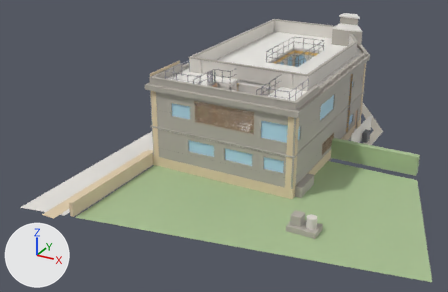
A saved change to the glTF model taif_house/3d/output/taif_house_V8.2.glb.
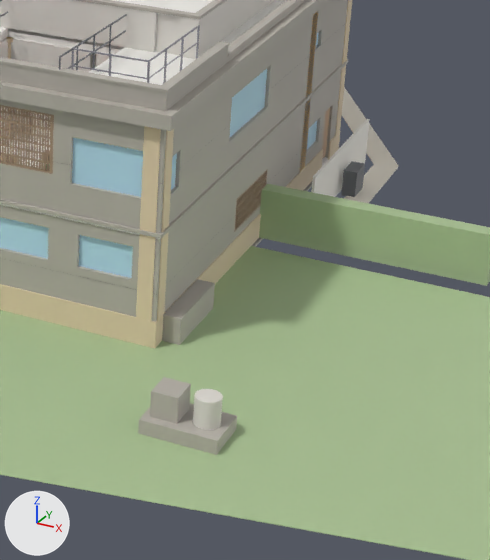
Each version appears first whole from a 50 mm lens placed at (30.1, -65.8, 23.9), pointed at (4.9, -20.1, 1.1), and next in a close-up on the part from 52% to 93% of the width and 24% to 95% of the height. The lights are fixed; the arrows at lower left show +X, +Y and +Z. The first two pictures are the older version. Vertices at exactly the same position are counted once.

Script lines for the objects in view, before the commit:
```python
ob_chr_base_stone_plinth = bpy.data.objects.new('chr_base_stone_plinth', me_chr_base_stone_plinth)
ob_chr_base_stone_plinth.location = (0.0, 0.0, 0.0)
ob_chr_site_plaster_yard_screen = bpy.data.objects.new('chr_site_plaster_yard_screen', me_chr_site_plaster_yard_screen)
ob_chr_site_plaster_yard_screen.location = (0.0, 0.0, 0.0)
ob_chr_site_steel_gas_cabinet = bpy.data.objects.new('chr_site_steel_gas_cabinet', me_chr_site_steel_gas_cabinet)
ob_chr_site_steel_gas_cabinet.location = (0.0, 0.0, 0.0)
ob_chr_site_stone_light_path_workers = bpy.data.objects.new('chr_site_stone_light_path_workers', me_chr_site_stone_light_path_workers)
ob_chr_site_stone_light_path_workers.location = (0.0, 0.0, 0.0)
ob_ext_kitchen_counter = bpy.data.objects.new('ext_kitchen_counter', me_ext_kitchen_counter)
ob_ext_kitchen_counter.location = (0.0, 0.0, 0.0)
ob_ext_kitchen_grill = bpy.data.objects.new('ext_kitchen_grill', me_ext_kitchen_grill)
ob_ext_kitchen_grill.location = (0.0, 0.0, 0.0)
ob_ext_kitchen_grill_platform = bpy.data.objects.new('ext_kitchen_grill_platform', me_ext_kitchen_grill_platform)
ob_ext_kitchen_grill_platform.location = (0.0, 0.0, 0.0)
ob_ext_kitchen_tannour = bpy.data.objects.new('ext_kitchen_tannour', me_ext_kitchen_tannour)
ob_ext_kitchen_tannour.location = (0.0, 0.0, 0.0)
# also in view: 'gf_glass_031' at (11.7, -24.0, 2.3); 'ff_outer_sill68' at (11.6, -24.0, 4.0); 'roof_parapet_s' at (6.7, -21.7, 7.6); 'ff_glass_071' at (13.3, -16.8, 5.2); 'gf_glass_030' at (8.5, -24.0, 2.3)
```
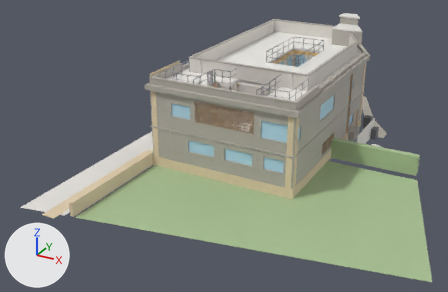
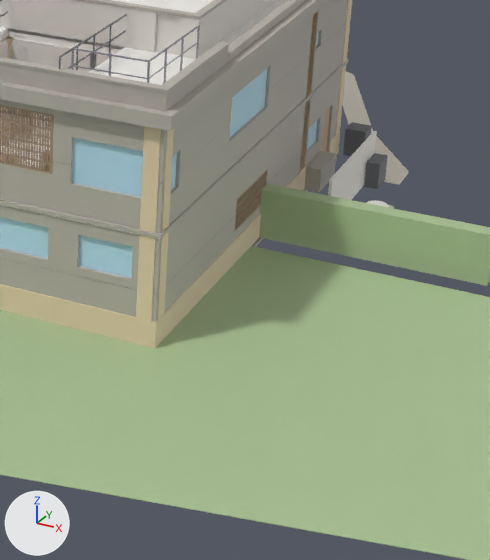
What differs and where, as boxes (x1, y1, x2, y2) in the close-ups (490 x 560 px):
'ext_kitchen_counter', moved, rescaled (39% narrower, 37% shorter)
    before: (162, 279, 215, 345)
    after: (304, 151, 336, 192)
'chr_site_stone_light_path_workers', reshaped
    before: (342, 87, 398, 203)
    after: (343, 72, 409, 185)
'chr_site_plaster_yard_screen', moved, rescaled (17% narrower, 11% shorter)
    before: (311, 119, 370, 197)
    after: (328, 131, 377, 200)
'ext_kitchen_grill_platform', moved, rescaled (not visible afterwards)
    before: (138, 403, 237, 455)
'ext_kitchen_grill', moved, rescaled (mostly hidden afterwards)
    before: (150, 377, 191, 424)
    after: (389, 205, 394, 208)
'chr_site_steel_gas_cabinet', recoloured, moved
    before: (341, 161, 365, 197)
    after: (364, 153, 388, 189)
'ext_kitchen_tannour', moved (mostly hidden afterwards)
    before: (193, 389, 223, 430)
    after: (367, 200, 389, 207)
'chr_site_steel_bins', added
    after: (343, 122, 372, 156)

The change in detail:
me_ext_kitchen_counter is used by ob_ext_kitchen_counter; location (0.0, 0.0, 0.0).
me_ext_kitchen_counter had 8 vertices, 12 faces and spanned x 13.45..14.05, y -23.6..-20.8, z -0.3..0.6.
me_ext_kitchen_counter now has 8 vertices, 12 faces and spans x 13.45..14.05, y -10.1..-8.3, z -0.3..0.6.
me_ext_kitchen_counter part 1: the whole mesh is scaled about its middle by (1, 0.643, 1), then moved by (0.0, 13.0, 0.0).
me_ext_kitchen_grill_platform is used by ob_ext_kitchen_grill_platform; location (0.0, 0.0, 0.0).
me_ext_kitchen_grill_platform had 8 vertices, 12 faces and spanned x 15.0..17.3, y -28.9..-27.4, z -0.3..0.15.
me_ext_kitchen_grill_platform now has 8 vertices, 12 faces and spans x 16.5..17.6, y -13.8..-12.6, z -0.3..0.15.
me_ext_kitchen_grill_platform part 2: the whole mesh is scaled about its middle by (0.478, 0.8, 1), then moved by (0.9, 14.95, 0.0).
me_ext_kitchen_grill is used by ob_ext_kitchen_grill; location (0.0, 0.0, 0.0).
me_ext_kitchen_grill had 8 vertices, 12 faces and spanned x 15.2..16.0, y -28.6..-27.7, z 0.15..0.95.
me_ext_kitchen_grill now has 8 vertices, 12 faces and spans x 16.7..17.5, y -13.5..-12.9, z 0.15..0.95.
me_ext_kitchen_grill part 3: the whole mesh is scaled about its middle by (1, 0.667, 1), then moved by (1.5, 14.95, 0.0).
me_ext_kitchen_tannour is used by ob_ext_kitchen_tannour; location (0.0, 0.0, 0.0).
me_ext_kitchen_tannour had 128 vertices, 252 faces and spanned x 16.32..17.08, y -28.53..-27.77, z 0.15..1.0.
me_ext_kitchen_tannour now has 128 vertices, 252 faces and spans x 16.62..17.38, y -13.58..-12.82, z 0.15..1.0.
me_ext_kitchen_tannour part 4: the whole mesh is moved by (0.3, 14.95, 0.0).
me_chr_site_stone_light_path_workers is used by ob_chr_site_stone_light_path_workers; location (0.0, 0.0, 0.0).
me_chr_site_stone_light_path_workers had 34 vertices, 64 faces and spanned x -1.9..15.9, y -13.2..2.8, z -0.3.
me_chr_site_stone_light_path_workers no longer uses material mat_defaultmaterial_455.
me_chr_site_stone_light_path_workers now has 62 vertices, 120 faces and spans x -2.0..16.4, y -8.0..5.3, z -0.3.
me_chr_site_stone_light_path_workers part 5: 34 vertices removed from x -1.9..15.9, y -13.2..2.8, z -0.3; 62 vertices added at x -2.0..16.4, y -8.0..5.3, z -0.3.
me_chr_site_stone_light_path_workers gains material mat_defaultmaterial_449.
me_chr_site_plaster_yard_screen is used by ob_chr_site_plaster_yard_screen; location (0.0, 0.0, 0.0).
me_chr_site_plaster_yard_screen had 8 vertices, 12 faces and spanned x 14.6..14.7, y -13.0..-6.5, z -0.3..1.5.
me_chr_site_plaster_yard_screen now has 8 vertices, 12 faces and spans x 15.2..15.3, y -13.0..-7.6, z -0.3..1.5.
me_chr_site_plaster_yard_screen part 6: the whole mesh is scaled about its middle by (1, 0.831, 1), then moved by (0.6, -0.55, 0.0).
me_chr_site_steel_gas_cabinet is used by ob_chr_site_steel_gas_cabinet; location (0.0, 0.0, 0.0).
me_chr_site_steel_gas_cabinet had 8 vertices, 12 faces and spanned x 14.85..15.35, y -10.0..-9.0, z -0.3..0.7.
me_chr_site_steel_gas_cabinet no longer uses material mat_defaultmaterial_461.
me_chr_site_steel_gas_cabinet now has 8 vertices, 12 faces and spans x 15.35..15.85, y -8.8..-7.8, z -0.3..0.7.
me_chr_site_steel_gas_cabinet part 7: the whole mesh is moved by (0.5, 1.2, 0.0).
me_chr_site_steel_gas_cabinet gains material mat_defaultmaterial_455.
Mesh me_chr_site_steel_bins is new.
It is a box spanning x 13.7..14.5, y -6.1..-5.3, z -0.3..0.8.
It uses material mat_defaultmaterial_456.
Object 'chr_site_steel_bins' (ob_chr_site_steel_bins) is new; it shows me_chr_site_steel_bins.
Its location is (0.0, 0.0, 0.0).
